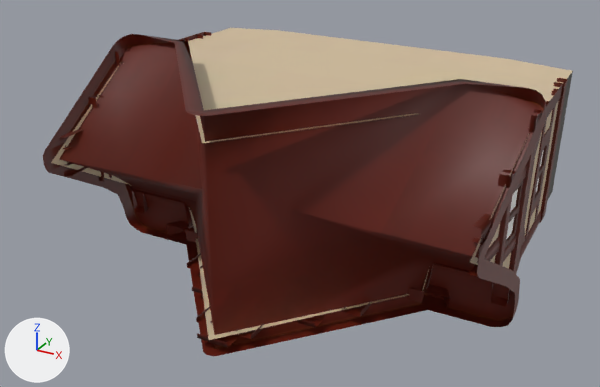
The glTF model web/public/assets/acnh/buildings/house-chalet-red.glb as it was, and as the next commit left it.
Camera for both pictures: a 50 mm camera at (39.1, -92.5, 45.9) aimed at (-0.4, -20.6, 10.0). The axes (+X, +Y, +Z) are drawn at lower left. The lights are the same throughout. The picture after the commit comes second. Where no turn or scale is listed for an object, it has been applied to the vertices.

Script lines for the objects in view, before the commit:
```python
me_housewallpa04woodframec_mesh0 = bpy.data.meshes.new('HouseWallPA04WoodframeC_mesh0')
me_housewallpa04woodframec_mesh0.from_pydata(...)  # 430 vertices, 703 faces; spans x -24.3..24.3, y -39.5..0.0, z -4.9..24.6
me_housewallpa04woodframec_mesh0.materials.append(mat_housewallpa04woodframec_mat0)  # picture img_housewallpa04woodframec_img0
me_housewallpa04woodframec_mesh5 = bpy.data.meshes.new('HouseWallPA04WoodframeC_mesh5')
me_housewallpa04woodframec_mesh5.from_pydata(...)  # 24 vertices, 16 faces; spans x -23.0..23.0, y -25.2..-10.7, z 11.1..17.0
me_housewallpa04woodframec_mesh5.materials.append(mat_housewallpa04woodframec_mat4)
me_housewallpa04woodframec_mesh8 = bpy.data.meshes.new('HouseWallPA04WoodframeC_mesh8')
me_housewallpa04woodframec_mesh8.from_pydata(...)  # 861 vertices, 959 faces; spans x -23.8..23.8, y -38.5..-2.0, z 1.6..22.9
me_housewallpa04woodframec_mesh8.materials.append(mat_housewallpa04woodframec_mat7)  # picture img_housewallpa04woodframec_img3
ob_housewallpa04woodframec_node10 = bpy.data.objects.new('HouseWallPA04WoodframeC_node10', me_housewallpa04woodframec_mesh0)
ob_housewallpa04woodframec_node10.location = (0.0, 0.0, 0.0)
ob_housewallpa04woodframec_node15 = bpy.data.objects.new('HouseWallPA04WoodframeC_node15', me_housewallpa04woodframec_mesh5)
ob_housewallpa04woodframec_node15.location = (0.0, 0.0, 0.0)
ob_housewallpa04woodframec_node18 = bpy.data.objects.new('HouseWallPA04WoodframeC_node18', me_housewallpa04woodframec_mesh8)
ob_housewallpa04woodframec_node18.location = (0.0, 0.0, 0.0)
```
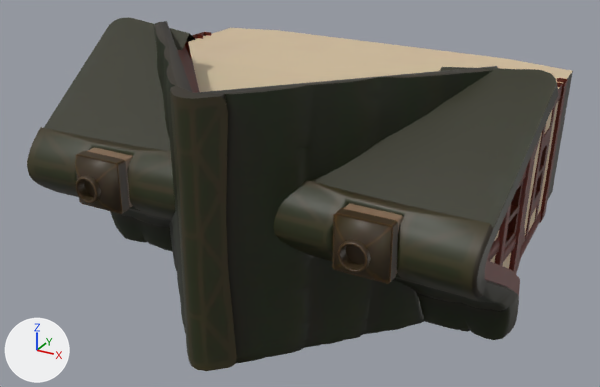
The newer file is also turned or shifted as a whole; pictures and numbers use the older file's frame.

What differs and where, as boxes (x1, y1, x2, y2) in the pictures (600 x 387 px):
'HouseRoofPA04ThatchedG_node6', added: after (27, 21, 498, 371)
'HouseRoofPA04ThatchedG_node7', added: after (44, 17, 558, 340)
'HouseRoofPA04ThatchedG_node3', added (brown): after (75, 147, 404, 284)
'HouseWallPA04WoodframeC_node15', deleted (mostly hidden): before (506, 150, 544, 239)
'HouseWallPA04WoodframeC_node10', unchanged, covered by the edit: before (43, 28, 573, 356); after (177, 28, 573, 296)

Diff of the bpy script that builds the scene:
```diff
--- a/web/public/assets/acnh/buildings/house-chalet-red.glb.py
+++ b/web/public/assets/acnh/buildings/house-chalet-red.glb.py
@@ img_houseroofpa04thatchedg_img1 @@
+img_houseroofpa04thatchedg_img1 = load_image('HouseRoofPA04ThatchedG_img1', '_unpacked/HouseRoofPA04ThatchedG_img1', 1024, 1024, 'sRGB')
@@ img_houseroofpa04thatchedg_img0 @@
+img_houseroofpa04thatchedg_img0 = load_image('HouseRoofPA04ThatchedG_img0', '_unpacked/HouseRoofPA04ThatchedG_img0', 512, 512, 'sRGB')
@@ mat_houseroofpa04thatchedg_mat3_001 @@
+mat_houseroofpa04thatchedg_mat3_001 = bpy.data.materials.new('HouseRoofPA04ThatchedG_mat3.001')
+# uses the picture img_houseroofpa04thatchedg_img1
@@ mat_houseroofpa04thatchedg_mat3 @@
+mat_houseroofpa04thatchedg_mat3 = principled_material('HouseRoofPA04ThatchedG_mat3')
+mat_houseroofpa04thatchedg_mat3.texture = img_houseroofpa04thatchedg_img1
@@ mat_houseroofpa04thatchedg_mat0 @@
+mat_houseroofpa04thatchedg_mat0 = principled_material('HouseRoofPA04ThatchedG_mat0')
+mat_houseroofpa04thatchedg_mat0.texture = img_houseroofpa04thatchedg_img0
@@ me_houseroofpa04thatchedg_mesh4 @@
+me_houseroofpa04thatchedg_mesh4.from_pydata(...)  # 604 vertices, 1134 faces; spans x -25.0..25.0, y -36.0..-18.4, z 0.1..26.4
+me_houseroofpa04thatchedg_mesh4.materials.append(mat_houseroofpa04thatchedg_mat3_001)
@@ me_houseroofpa04thatchedg_mesh3 @@
+me_houseroofpa04thatchedg_mesh3.from_pydata(...)  # 951 vertices, 1796 faces; spans x -24.0..24.0, y -41.1..-17.5, z 0.1..26.2
+me_houseroofpa04thatchedg_mesh3.materials.append(mat_houseroofpa04thatchedg_mat3)  # picture img_houseroofpa04thatchedg_img1
@@ me_houseroofpa04thatchedg_mesh0 @@
+me_houseroofpa04thatchedg_mesh0.from_pydata(...)  # 226 vertices, 424 faces; spans x -16.8..16.8, y -38.3..-33.6, z 11.5..16.8
+me_houseroofpa04thatchedg_mesh0.materials.append(mat_houseroofpa04thatchedg_mat0)  # picture img_houseroofpa04thatchedg_img0
@@ ob_housewallpa04woodframec_node15 @@
-ob_housewallpa04woodframec_node15 = bpy.data.objects.new('HouseWallPA04WoodframeC_node15', me_housewallpa04woodframec_mesh5)
-ob_housewallpa04woodframec_node15.location = (0.0, 0.0, 0.0)
@@ ob_houseroofpa04thatchedg_node7 @@
+ob_houseroofpa04thatchedg_node7 = bpy.data.objects.new('HouseRoofPA04ThatchedG_node7', me_houseroofpa04thatchedg_mesh4)
+ob_houseroofpa04thatchedg_node7.location = (0.0, 0.0, 0.0)
@@ ob_houseroofpa04thatchedg_node6 @@
+ob_houseroofpa04thatchedg_node6 = bpy.data.objects.new('HouseRoofPA04ThatchedG_node6', me_houseroofpa04thatchedg_mesh3)
+ob_houseroofpa04thatchedg_node6.location = (0.0, 0.0, 0.0)
@@ ob_houseroofpa04thatchedg_node3 @@
+ob_houseroofpa04thatchedg_node3 = bpy.data.objects.new('HouseRoofPA04ThatchedG_node3', me_houseroofpa04thatchedg_mesh0)
+ob_houseroofpa04thatchedg_node3.location = (0.0, 0.0, 0.0)
```
